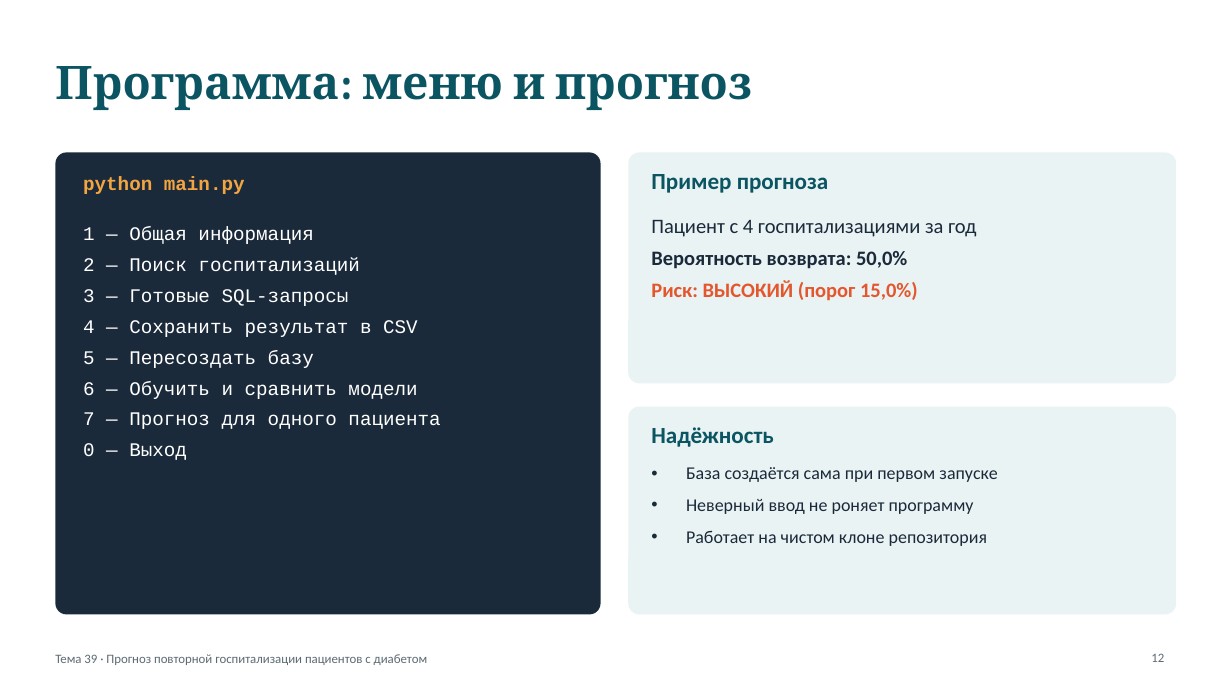
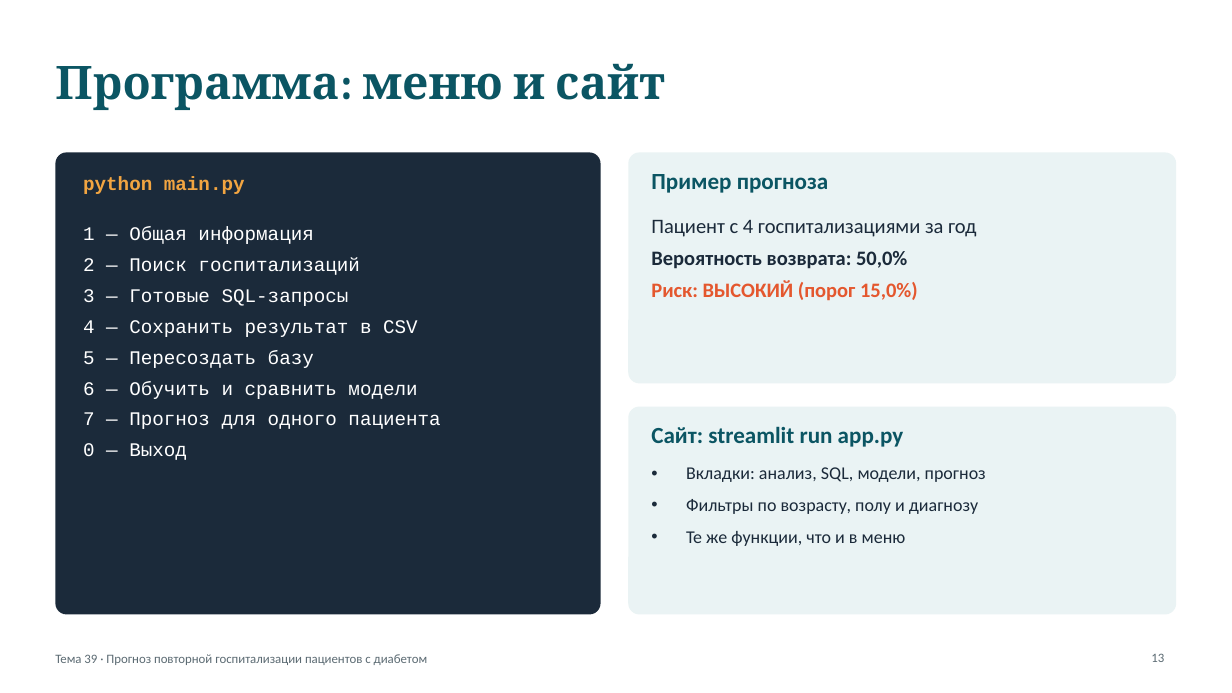
Before and after one commit to Kaiyrbek-data/-, a slide deck: slide 13 of docs/presentation.pptx (slide 12 before the commit). Drawn at 1232x693 pixels with LibreOffice and Linux fonts; fonts in the diff are those of the drawing. Boxes give left, top, right and bottom in pixels: in the first picture for what was removed or moved away, otherwise in the second. Text is boxed around its words. In the diff, an @@ line names an element or a change of style, - is before the commit and + after.

```diff
--- a/docs/presentation.pptx
+++ b/docs/presentation.pptx
@@ title at (55, 63, 665, 110): text changed @@
-Программа: меню и прогноз
+Программа: меню и сайт
@@ text at (651, 426, 904, 447): text changed @@
-Надёжность
+Сайт: streamlit run app.py
@@ text at (686, 467, 986, 546): text changed @@
-• База создаётся сама при первом запуске
-• Неверный ввод не роняет программу
-• Работает на чистом клоне репозитория
+• Вкладки: анализ, SQL, модели, прогноз
+• Фильтры по возрасту, полу и диагнозу
+• Те же функции, что и в меню
```
Also in this commit, not shown: 5 other slides changed, 1 slide added, 1 other file.
